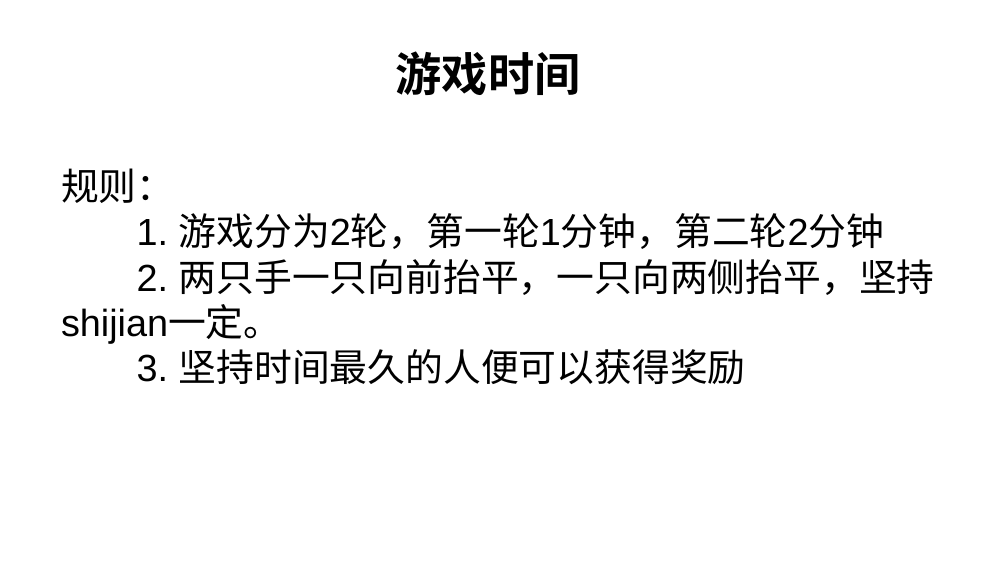
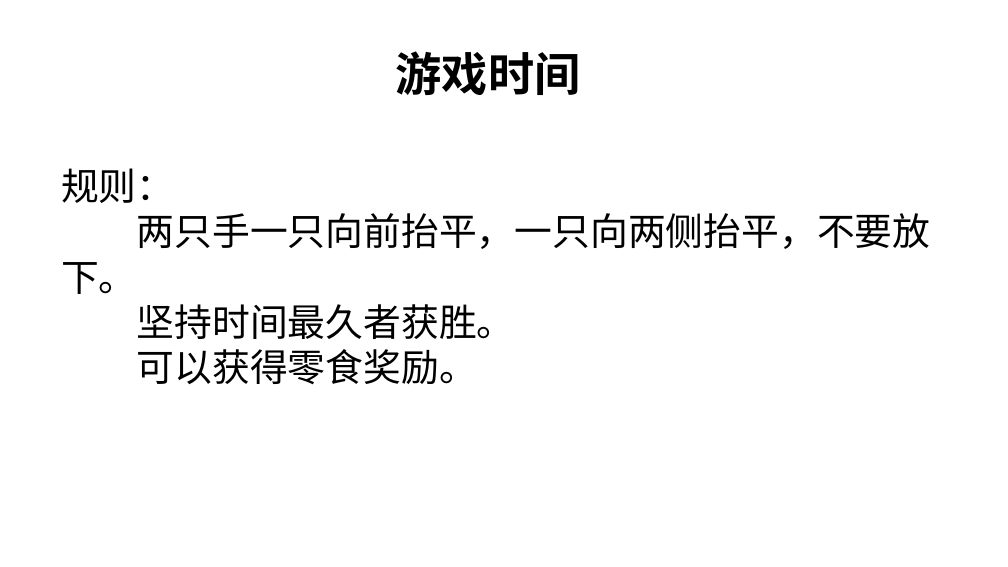
Before and after one commit to jeefies/ppt, a slide deck: slide 5 of 坚持.pptx. Drawn at 1008x567 pixels with LibreOffice and Linux fonts; fonts in the diff are those of the drawing. Boxes give left, top, right and bottom in pixels: in the first picture for what was removed or moved away, otherwise in the second. Text is boxed around its words. In the diff, an @@ line names an element or a change of style, - is before the commit and + after.

Commit message:
v2

```diff
--- a/坚持.pptx
+++ b/坚持.pptx
@@ text at (x1=61, y1=213, x2=931, y2=384): text changed @@
-1. 游戏分为2轮，第一轮1分钟，第二轮2分钟
-2. 两只手一只向前抬平，一只向两侧抬平，坚持 shijian一定。
-3. 坚持时间最久的人便可以获得奖励
+两只手一只向前抬平，一只向两侧抬平，不要放下。
+坚持时间最久者获胜。
+可以获得零食奖励。
```
Also in this commit, not shown: 2 other slides changed.
